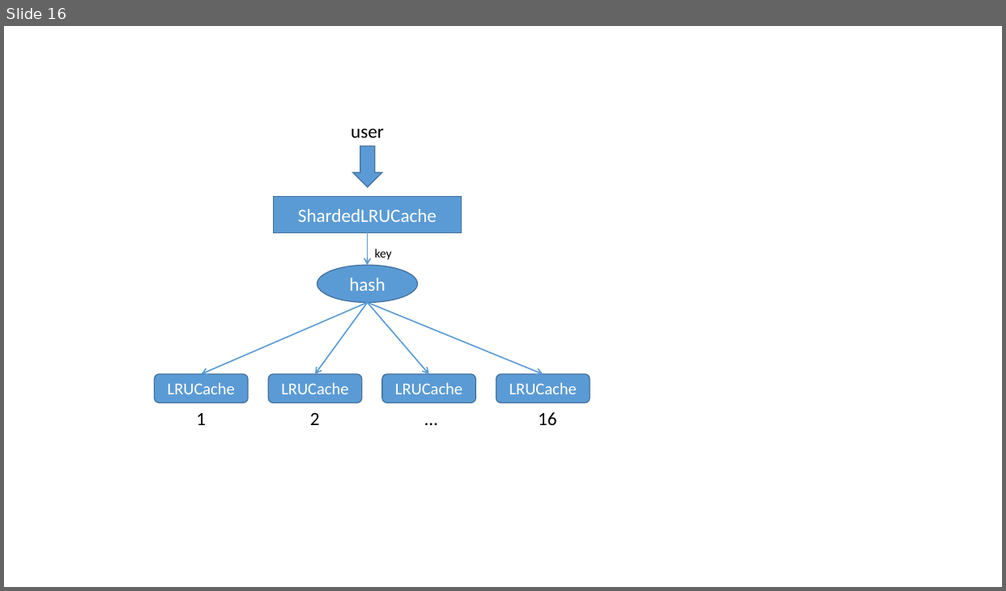
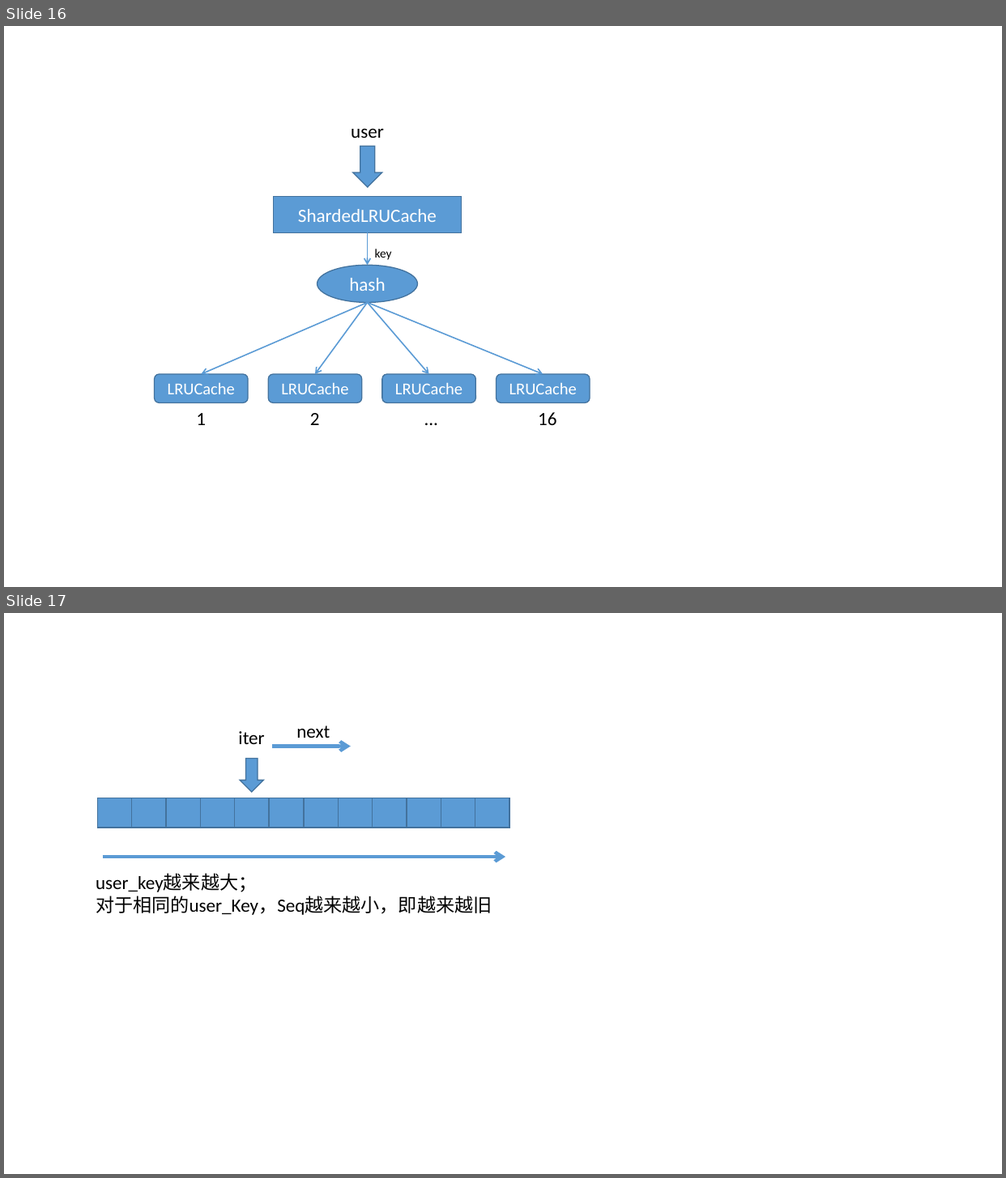
Before and after one commit to l1nkkk/Knowledge, a slide deck: Database/LevelDB/pic.pptx. Shown one above the other, each under a label of ours: slide 16 before the commit, slides 16 and 17 after it. The pictures are 1006x591 and 1006x1178 pixels, drawn with LibreOffice and Linux fonts; fonts in the diff are those of the drawing. Boxes give left, top, right and bottom in pixels: in the first picture for what was removed or moved away, otherwise in the second. Text is boxed around its words. In the diff, an @@ line names an element or a change of style, - is before the commit and + after.

```diff
--- a/Database/LevelDB/pic.pptx
+++ b/Database/LevelDB/pic.pptx
@@ slide 17 added at bbox=[4, 613, 1002, 1174], background #FFFFFF @@
@@ group added at bbox=[96, 726, 509, 915]: 12 rectangles, 3 texts, 2 arrows, 1 down arrow @@
+iter
+next
+user_key越来越大；
+对于相同的user_Key，Seq越来越小，即越来越旧
```
Also in this commit, not shown: 1 slide removed, 5 other files.
